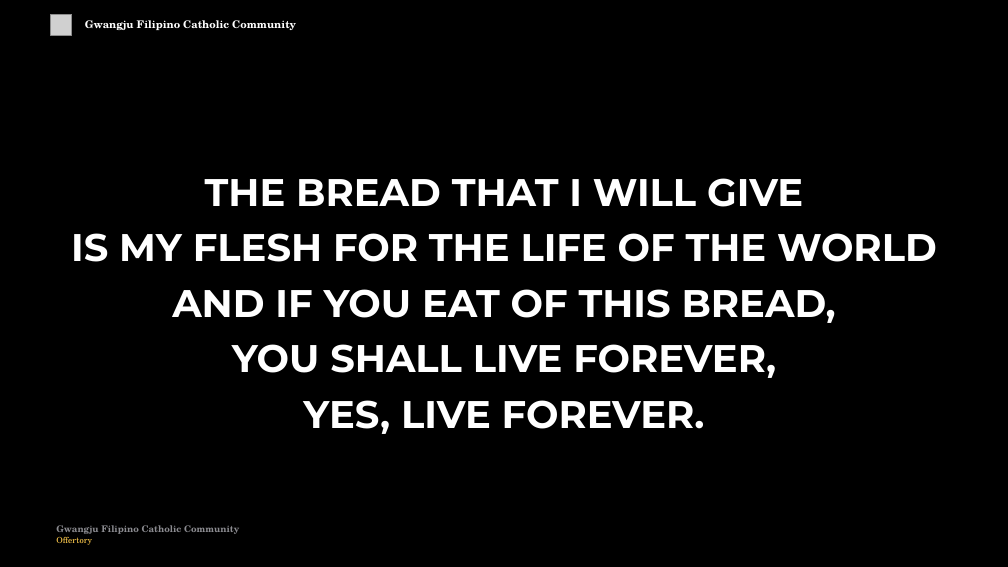
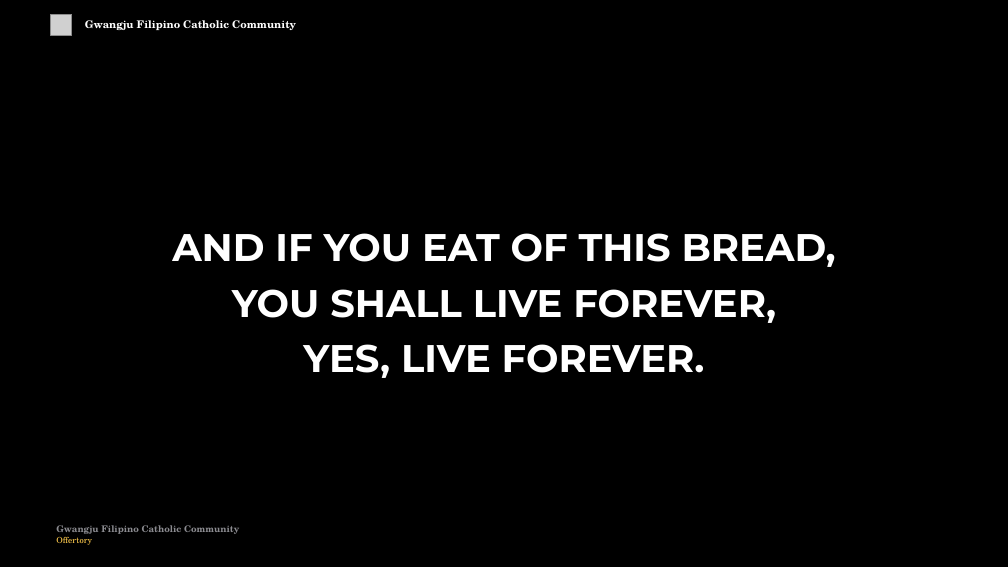
Before and after one commit to divinogabriel9/verbum, a slide deck: slide 37 of outputs/GFCC26Apr2026_Eastertide.pptx (slide 34 before the commit). Drawn at 1008x567 pixels with LibreOffice and Linux fonts; fonts in the diff are those of the drawing; grey boxes stand for pictures. Boxes give left, top, right and bottom in pixels: in the first picture for what was removed or moved away, otherwise in the second. Text is boxed around its words. In the diff, an @@ line names an element or a change of style, - is before the commit and + after.

```diff
--- a/outputs/GFCC26Apr2026_Eastertide.pptx
+++ b/outputs/GFCC26Apr2026_Eastertide.pptx
@@ text "AND IF YOU EAT OF ...": place and size @@
-text "AND IF YOU EAT OF ..." at (71,178,937,434)
+text "AND IF YOU EAT OF ..." at (172,233,836,378)
@@ text at (71,178,937,262): paragraphs removed @@
-THE BREAD THAT I WILL GIVE
-IS MY FLESH FOR THE LIFE OF THE WORLD
```
Also in this commit, not shown: 22 other slides changed, 12 slides added, 11 slides removed, 54 other files.
